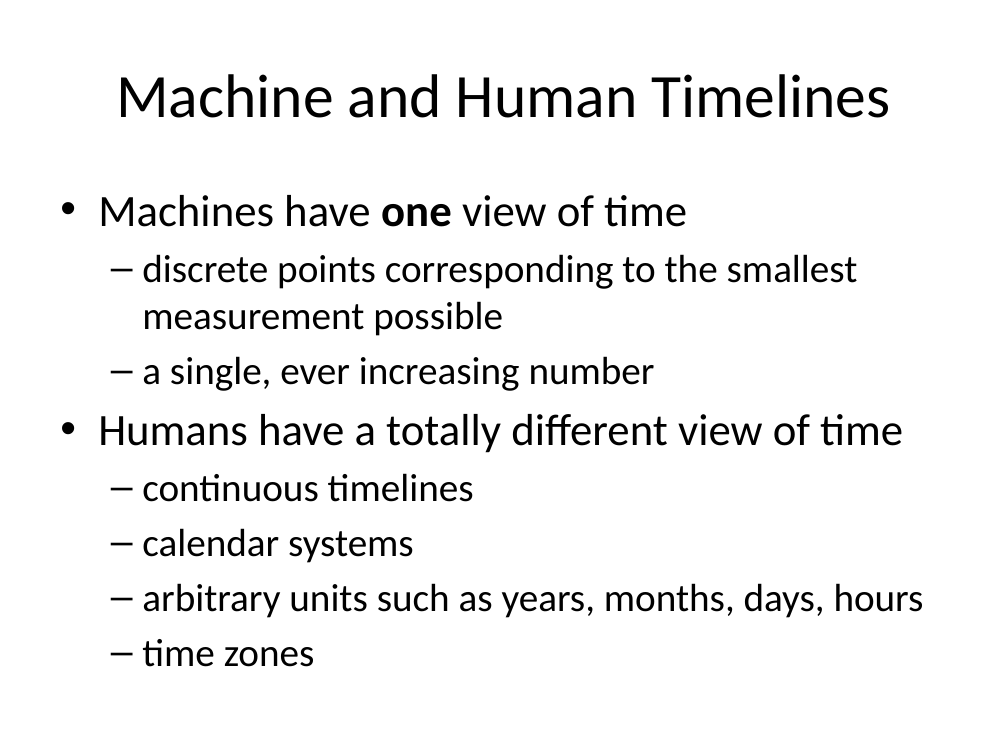
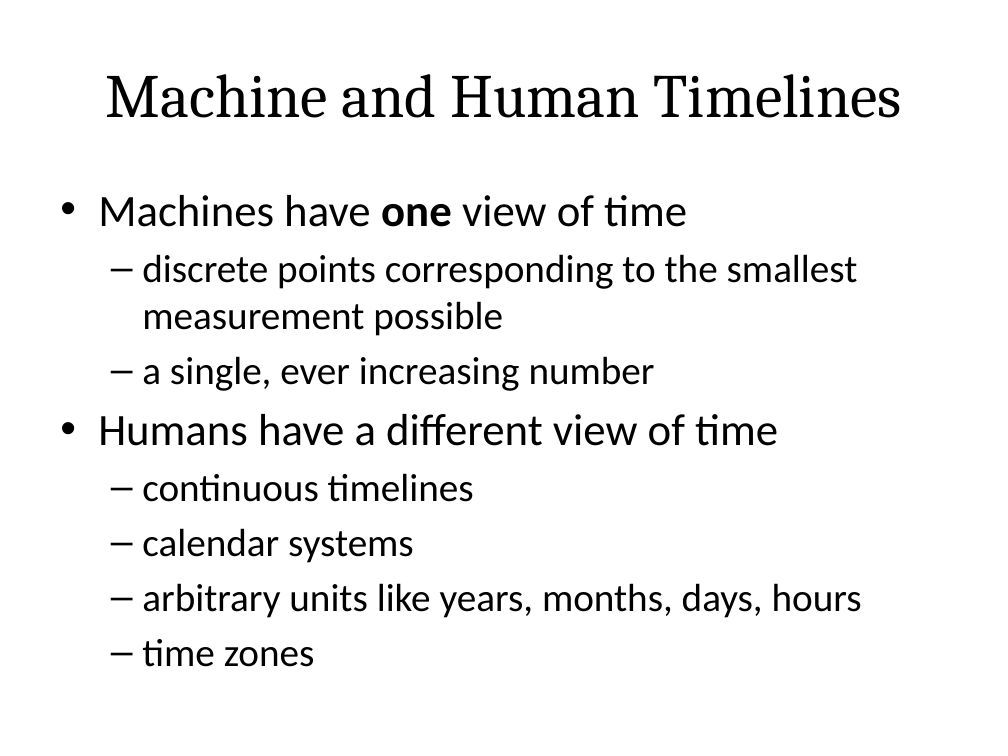
Before and after one commit to sualeh/make-a-date, a slide deck: slide 22 of Java 8 Date and Time API.pptx. Drawn at 1008x756 pixels with LibreOffice and Linux fonts; fonts in the diff are those of the drawing. Boxes give left, top, right and bottom in pixels: in the first picture for what was removed or moved away, otherwise in the second. Text is boxed around its words. In the diff, an @@ line names an element or a change of style, - is before the commit and + after.

```diff
--- a/Java 8 Date and Time API.pptx
+++ b/Java 8 Date and Time API.pptx
@@ title "Machine and Human Timelines" at [105, 74, 902, 118]: font Calibri to Cambria @@
@@ text at [98, 414, 778, 446]: text changed @@
-• Humans have a totally different view of time
+• Humans have a different view of time
@@ text at [142, 583, 862, 618]: text changed @@
-  – arbitrary units such as years, months, days, hours
+  – arbitrary units like years, months, days, hours
```
Also in this commit, not shown: 42 other slides changed.
